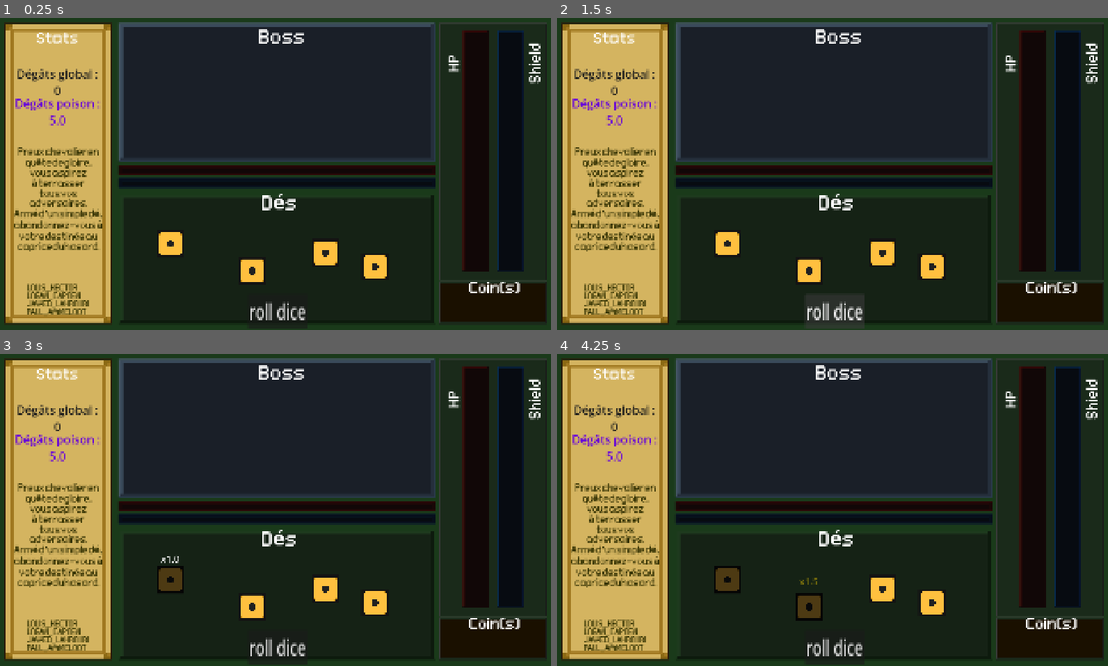
Above: before the commit, frames 1-4 (two rows, left to right).
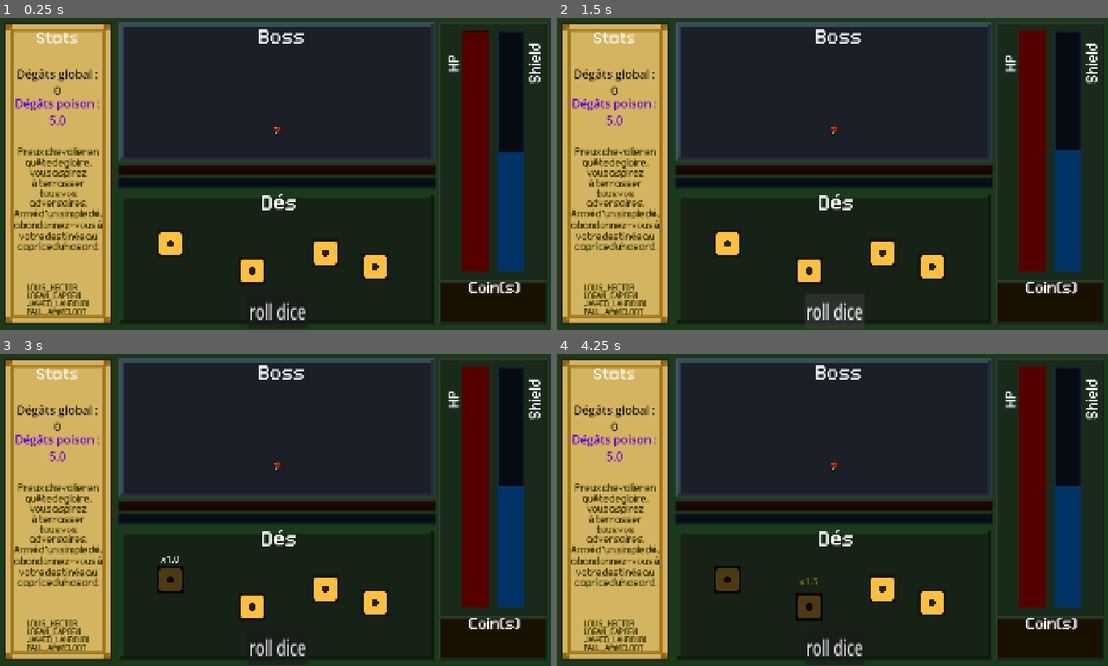
Above: after the commit, the same moments.

Repository: logan-capoen/dice-and-daggers
Game: Godot game, scene res://scenes/plateau.tscn
Two runs of this game, one before a commit and one after it. Both use one fixed random seed, a clock stepped at 60 frames per second and the inputs below.
Inputs (mouse positions are in pixels of both pictures, inside the frame that each line leads up to):
- Up to frame 1 (0.25 s): no input
- Up to frame 2 (1.5 s): click "roll dice" at 0.5 s; click "roll dice" at 1.25 s
- Up to frame 3 (3 s): click "roll dice" at 2 s; tap Enter at 2.75 s; move the mouse to (170, 578) at 2.77 s; click (170, 578) at 2.92 s
- Up to frame 4 (4.25 s): move the mouse to (810, 606) at 3.52 s; click (810, 606) at 3.67 s

The runs differ from the first frame. In frame 1, 5.5% of the frame differs, in the area x 49-96%, y 4-82%; in frame 2, 5.6%; in frame 3, 5.6%; in frame 4, 5.6%.

Commit message:
feat: mushroom boss added to plateau + hp bar fixed for player

Diff:
--- a/dice-and-daggers/scenes/bar_handling.gd
+++ b/dice-and-daggers/scenes/bar_handling.gd
@@ -9,15 +9,18 @@
 @onready var player = get_tree().get_first_node_in_group("player")
 
 func _process(delta):
-	if player == null or boss == null:
+	if player == null:
+		print("player null !")
 		return
+	#print("HP joueur : ", player.hp, ", Shield : ", player.shield)
 	animer_barre(hp_joueur, player.hp)
 	animer_barre(shield_joueur, player.shield)
-	animer_barre(hp_boss, boss.getHp())
+	if boss == null:
+		return
+	#print("HP boss : ", boss.getHP())
+	animer_barre(hp_boss, boss.getHP())
 
 func animer_barre(barre: ProgressBar, valeur: float):
 	valeur = clamp(valeur, barre.min_value, barre.max_value)
 	var tween = create_tween()
-	tween.tween_property(barre, "value", valeur, 0.3)\
-		.set_trans(Tween.TRANS_CUBIC)\
-		.set_ease(Tween.EASE_OUT)
+	tween.tween_property(barre, "value", valeur, 0.3).set_trans(Tween.TRANS_CUBIC).set_ease(Tween.EASE_OUT)
--- a/dice-and-daggers/scenes/boss/BossBase.gd
+++ b/dice-and-daggers/scenes/boss/BossBase.gd
@@ -43,19 +43,15 @@
 	else:
 		anim_sprite.play("hurt") # On utilise anim_sprite au lieu de anim_player
 
-# Attaque 1
 func attack1() -> void:
 	if current_hp > 0:
 		anim_sprite.play("attack1")
-		# Tu pourras appeler la fonction de dégâts sur le joueur ici
-		# Exemple via signal : on_boss_attacked.emit(attack1_damage)
-		print(boss_name + " lance l'Attaque 1 !")
+		on_boss_attacked.emit(attack1_damage)
 
-# Attaque 2
 func attack2() -> void:
 	if current_hp > 0:
 		anim_sprite.play("attack2")
-		print(boss_name + " lance l'Attaque 2 !")
+		on_boss_attacked.emit(attack2_damage)
 
 # Mourir
 func die() -> void:
--- a/dice-and-daggers/scenes/plateau.tscn
+++ b/dice-and-daggers/scenes/plateau.tscn
@@ -7,6 +7,7 @@
 [ext_resource type="PackedScene" uid="uid://cmuop2jp1lij5" path="res://scenes/de.tscn" id="4_dau7h"]
 [ext_resource type="Script" uid="uid://biexvjqihl3e8" path="res://script/var_poisson.gd" id="5_cwt75"]
 [ext_resource type="Script" uid="uid://c4n4fme8m7m65" path="res://script/var_degat.gd" id="5_dau7h"]
+[ext_resource type="PackedScene" uid="uid://8m1o2ruiv038" path="res://scenes/boss/Mushroom.tscn" id="9_55tth"]
 [ext_resource type="Script" uid="uid://dv0aodqq6oinp" path="res://script/character_body_2d.gd" id="9_w3swp"]
 
 [sub_resource type="Theme" id="Theme_dbfg1"]
@@ -215,4 +216,7 @@
 position = Vector2(58, 168)
 autoplay = true
 
+[node name="BossBase" parent="." unique_id=440157149 groups=["player"] instance=ExtResource("9_55tth")]
+position = Vector2(902, 322)
+
 [connection signal="pressed" from="Button" to="." method="_on_button_pressed"]
--- a/dice-and-daggers/script/main.gd
+++ b/dice-and-daggers/script/main.gd
@@ -1,57 +1,11 @@
 extends Node2D
-
-var dernier_nom : String = ""
-var combo_actuel : int = 0
-var multiplicateurs = [1.0, 1.5, 2.0, 4.0, 8.0, 16.0, 32.0]
-
-func gerer_clic_de(de_clique: Area2D, nom_image: String):
-	# LOGIQUE DU COMBO
-	if nom_image == dernier_nom:
-		combo_actuel += 1
-	else:
-		combo_actuel = 0
-
-	combo_actuel = min(combo_actuel, multiplicateurs.size() - 1)
-	dernier_nom = nom_image # On retient le nom pour le prochain clic
-
-	var m = multiplicateurs[combo_actuel]
-
-	# On demande au dé d'afficher le multiplicateur calculé
-	de_clique.afficher_texte_combo(m)
-
-	# On applique l'effet global (dégâts, etc.)
-	appliquer_effet_global(nom_image, m)
 
 @onready var boss = get_tree().get_first_node_in_group("boss")
 @onready var player = get_tree().get_first_node_in_group("player")
 
-func appliquer_effet_global(nom, multi):
-	match nom:
-		"epee":
-			var degats = 10 * multi
-			boss.hurt(degats)
-		"soin":
-			var soin = 5 * multi
-			player.hp = min(player.hp + soin, 100)
-
-func _on_button_pressed():
-	# RESET DU TOUR
-	dernier_nom = ""
-	combo_actuel = 0
-
-	var tous_les_des = get_tree().get_nodes_in_group("dés")
-
-	# Vérification si tous utilisés
-	for de in tous_les_des:
-		if not de.est_utilise:
-			print("Utilise tous les dés d'abord !")
-			return
-
-	# Relance
-	for de in tous_les_des:
-		de.est_utilise = false
-		de.sprite.self_modulate = Color(1, 1, 1)
-		de.lancer_animation()
+var dernier_nom: String = ""
+var combo_actuel: int = 0
+var multiplicateurs = [1.0, 1.5, 2.0, 4.0, 8.0, 16.0, 32.0]
 
 func _ready():
 	if boss == null:
@@ -64,3 +18,40 @@
 
 func _on_boss_died():
 	print("Boss mort")
+
+func gerer_clic_de(de_clique: Area2D, nom_image: String):
+	if nom_image == dernier_nom:
+		combo_actuel += 1
+	else:
+		combo_actuel = 0
+	combo_actuel = min(combo_actuel, multiplicateurs.size() - 1)
+	dernier_nom = nom_image
+	var m = multiplicateurs[combo_actuel]
+	de_clique.afficher_texte_combo(m)
+	appliquer_effet_global(nom_image, m)
+
+func appliquer_effet_global(nom, multi):
+	match nom:
+		"epee":
+			var degats = int(10 * multi)
+			if boss:
+				boss.hurt(degats)
+		"soin":
+			var soin = int(5 * multi)
+			if player:
+				player.hp = min(player.hp + soin, 100)
+
+func _on_button_pressed():
+	dernier_nom = ""
+	combo_actuel = 0
+	var tous_les_des = get_tree().get_nodes_in_group("dés")
+	for de in tous_les_des:
+		if not de.est_utilise:
+			print("Utilise tous les dés d'abord !")
+			return
+	for de in tous_les_des:
+		de.est_utilise = false
+		de.sprite.self_modulate = Color(1, 1, 1)
+		de.lancer_animation()
+	if boss:
+		boss.attack1()
